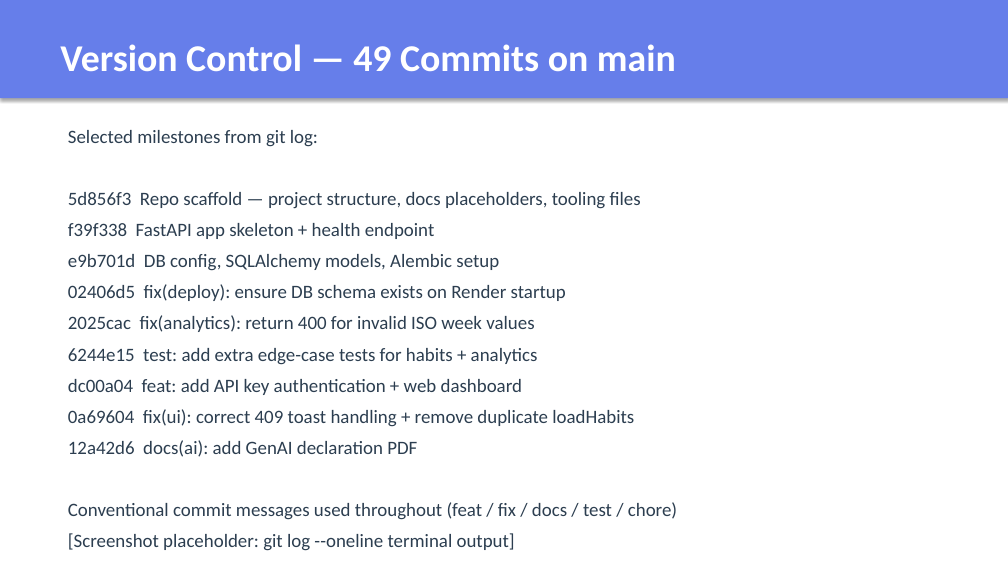
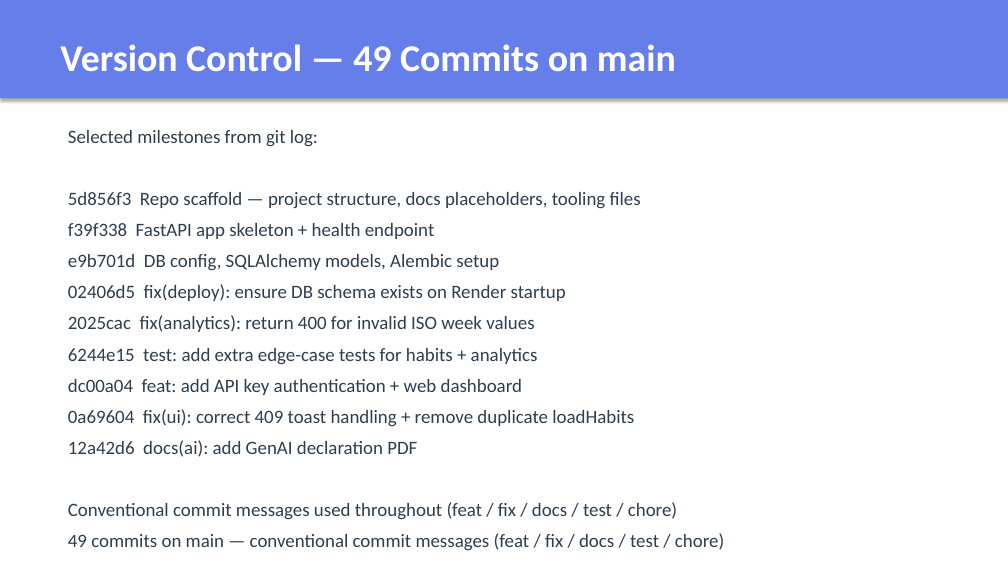
Before and after one commit to NicolasIssa1/COMP3011-CW1-HABIT-API, a slide deck: slide 7 of docs/PRESENTATION.pptx. Drawn at 1008x567 pixels with LibreOffice and Linux fonts; fonts in the diff are those of the drawing. Boxes give left, top, right and bottom in pixels: in the first picture for what was removed or moved away, otherwise in the second. Text is boxed around its words. In the diff, an @@ line names an element or a change of style, - is before the commit and + after.

Commit message:
docs: finalise presentation and API documentation for submission

```diff
--- a/docs/PRESENTATION.pptx
+++ b/docs/PRESENTATION.pptx
@@ text at (68,533,724,551): text changed @@
-[Screenshot placeholder: git log --oneline terminal output]
+49 commits on main — conventional commit messages (feat / fix / docs / test / chore)
```
Also in this commit, not shown: 3 other slides changed, 1 other file.
